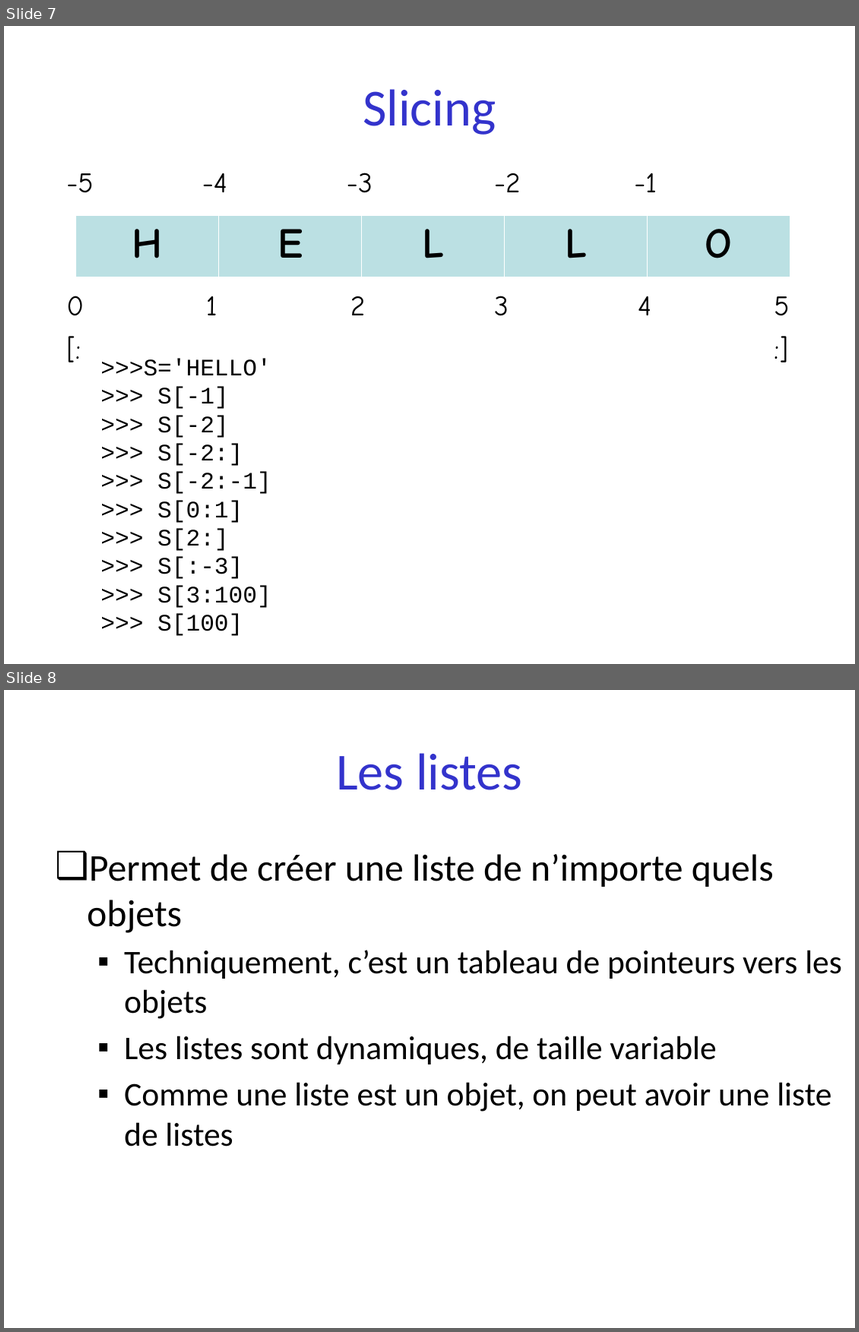
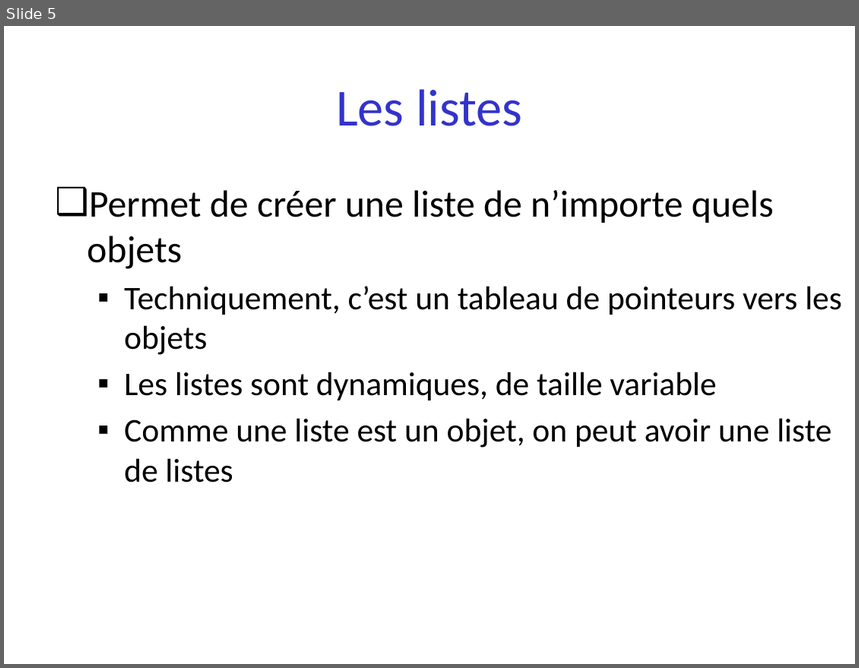
Before and after one commit to parmentelat/flotpython-archive, a slide deck: semaine2/semaine2-3.pptx. Shown one above the other, each under a label of ours: slides 7 and 8 before the commit, slide 5 after it. The pictures are 859x1332 and 859x668 pixels, drawn with LibreOffice and Linux fonts; fonts in the diff are those of the drawing. Boxes give left, top, right and bottom in pixels: in the first picture for what was removed or moved away, otherwise in the second. Text is boxed around its words. In the diff, an @@ line names an element or a change of style, - is before the commit and + after.

Commit message:
-added the slides to explain slicing -fixed typos -updated SUM

```diff
--- a/semaine2/semaine2-3.pptx
+++ b/semaine2/semaine2-3.pptx
@@ slide 7 removed at (4,26,855,664), background #FFFFFF @@
@@ title removed at (363,89,496,135) @@
-Slicing
@@ text removed at (66,173,93,193) @@
--5
@@ text removed at (202,173,227,192) @@
--4
@@ text removed at (347,173,373,193) @@
--3
@@ text removed at (494,173,521,192) @@
--2
@@ text removed at (634,173,657,192) @@
--1
@@ table removed at (75,215,791,278), 1 rows, 5 columns @@
-H | E | L | L | O
@@ text removed at (66,296,84,316) @@
-0
@@ text removed at (206,297,218,316) @@
-1
@@ text removed at (351,297,366,316) @@
-2
@@ text removed at (494,296,509,316) @@
-3
@@ text removed at (638,296,652,316) @@
-4
@@ text removed at (774,297,789,316) @@
-5
@@ text removed at (59,326,94,369) @@
-[:
@@ text removed at (766,326,801,369) @@
-:]
@@ text removed at (101,359,271,636) @@
->>>S='HELLO'
->>> S[-1]
->>> S[-2]
->>> S[-2:]
->>> S[-2:-1]
->>> S[0:1]
->>> S[2:]
->>> S[:-3]
->>> S[3:100]
->>> S[100]
@@ what was slide 8 is now slide 5 @@
```
Also in this commit, not shown: 1 slide changed, 3 slides added, 5 other slides removed, 11 other files.
